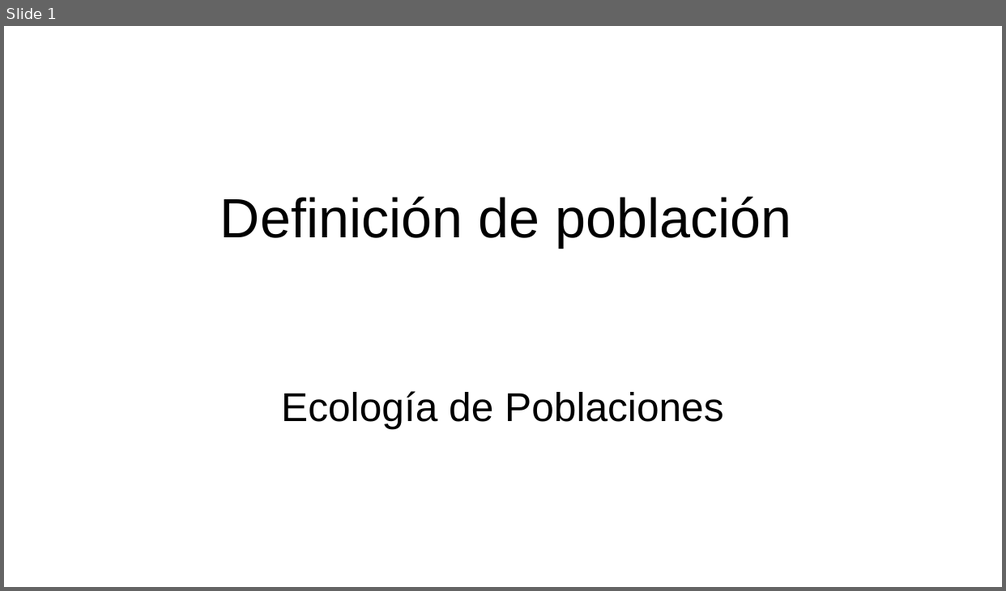
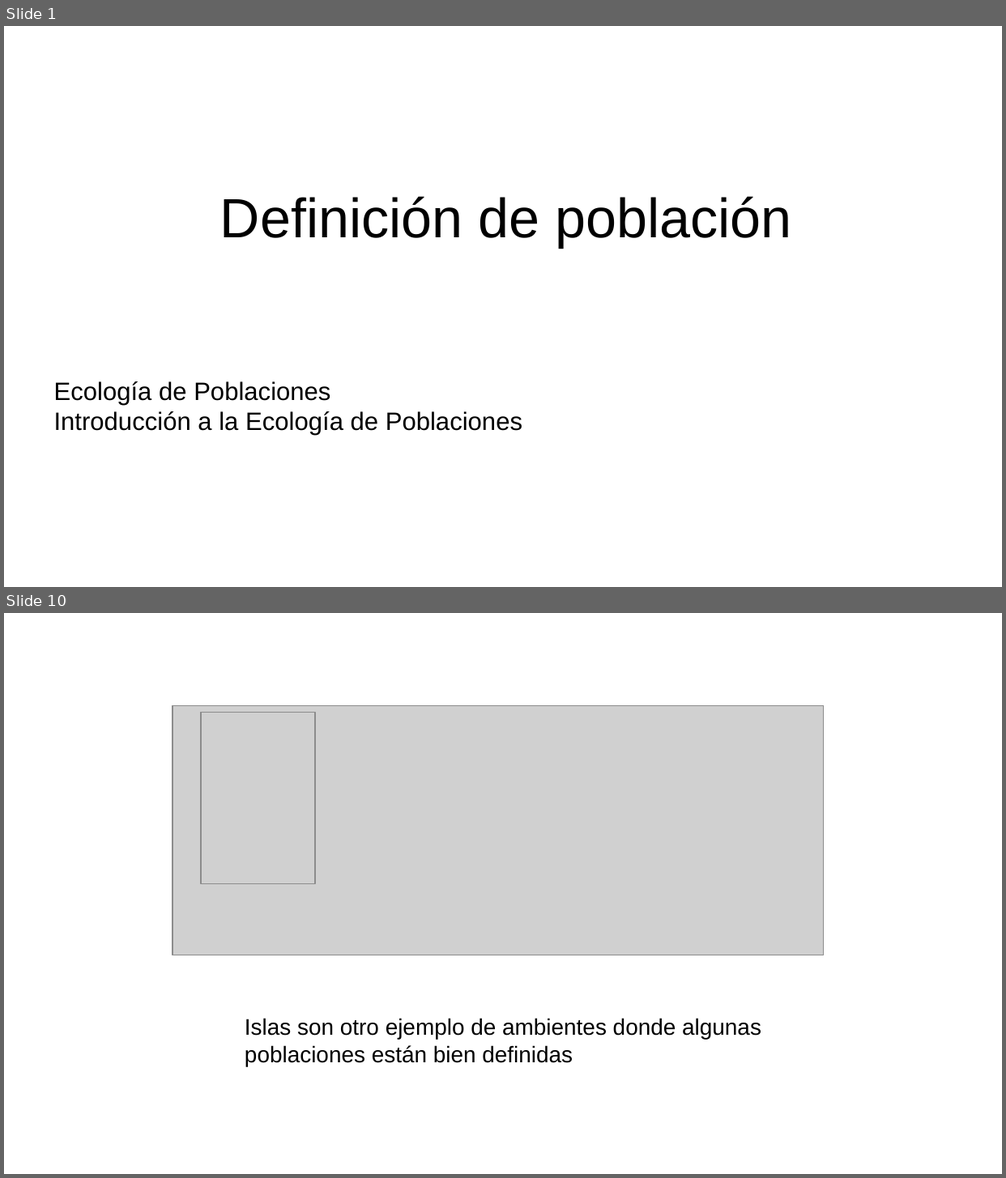
Before and after one commit to gerardommc/Ecologia-poblaciones, a slide deck: Unidad-1/Poblacion.odp. Shown one above the other, each under a label of ours: slide 1 before the commit, slides 1 and 10 after it; the slides between them are not shown. The pictures are 1006x591 and 1006x1178 pixels, drawn with LibreOffice and Linux fonts; fonts in the diff are those of the drawing; grey boxes stand for pictures. Boxes give left, top, right and bottom in pixels: in the first picture for what was removed or moved away, otherwise in the second. Text is boxed around its words. In the diff, an @@ line names an element or a change of style, - is before the commit and + after.

Commit message:
Poblaciones

```diff
--- a/Unidad-1/Poblacion.odp
+++ b/Unidad-1/Poblacion.odp
@@ slide 10 added at [4, 613, 1002, 1174], background #FFFFFF @@
@@ picture added at [172, 705, 824, 956] @@
@@ picture added at [201, 712, 314, 884] @@
@@ text added at [245, 1018, 761, 1067], 18 pt, text #000000 @@
+Islas son otro ejemplo de ambientes donde algunas
+poblaciones están bien definidas
@@ slide 1 changed as well @@
@@ subtitle at [54, 382, 330, 406]: size 32 to 20 pt in "Ecología de Poblaciones"; alignment centre to left @@
@@ subtitle at [54, 412, 522, 436]: paragraph added @@
+Introducción a la Ecología de Poblaciones
```
Also in this commit, not shown: 13 other slides added, 1 slide removed, 19 other files.
